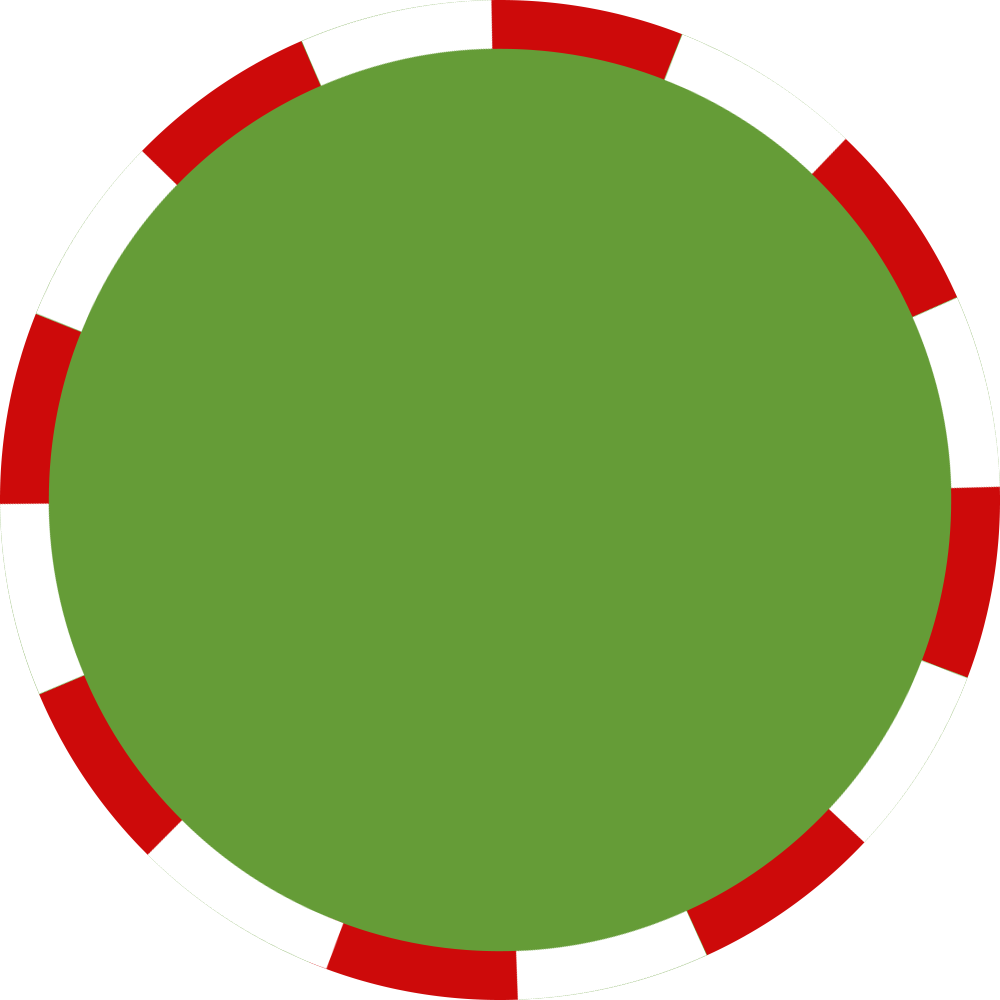
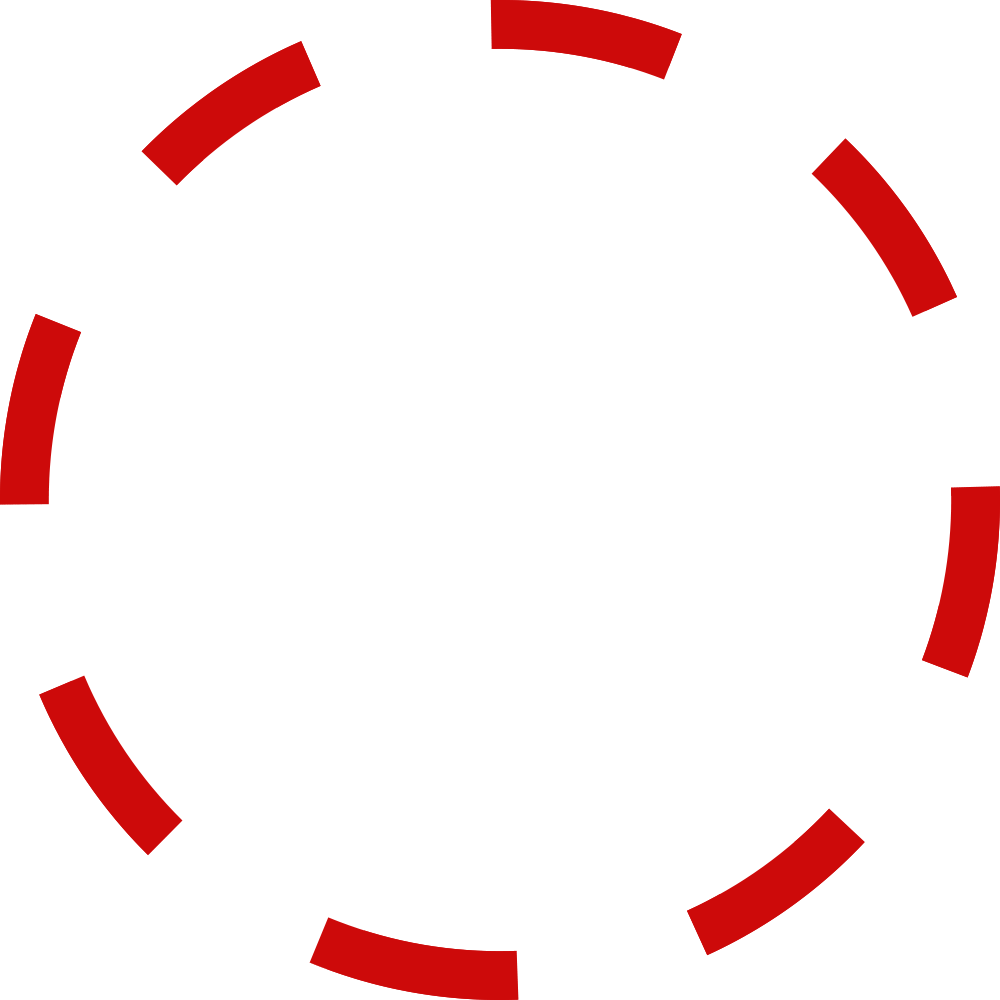
Before/after of a 1000px x 1000px layered artwork. What changed in the layer stack:
added layer "Ellipse 1 copy" above "Layer 1" over [0, 0, 1000, 1000]
added layer "Ellipse 2" above "Ellipse 1" over [36, 37, 965, 964]
painted on "Ellipse 1" over [0, 0, 1000, 1000]
